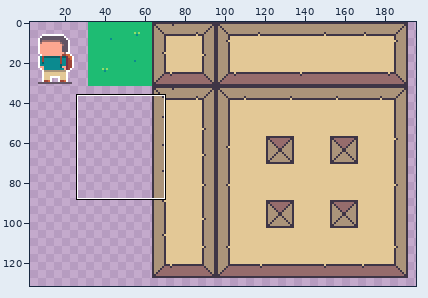
Sprite sheet: resources/spritesheet.png. Above, an overview of the earlier version with the close-up marked.
Close-up. Before the edit:
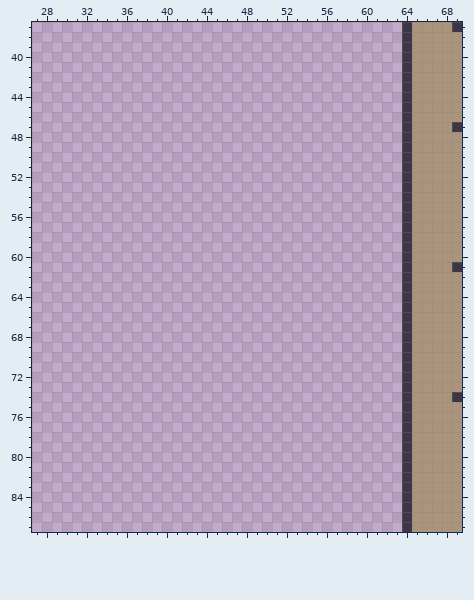
The file is 256x256 pixels. Shown: x 27..69, y 37..87. The wide view leaves out empty margins.
The same view after the edit:
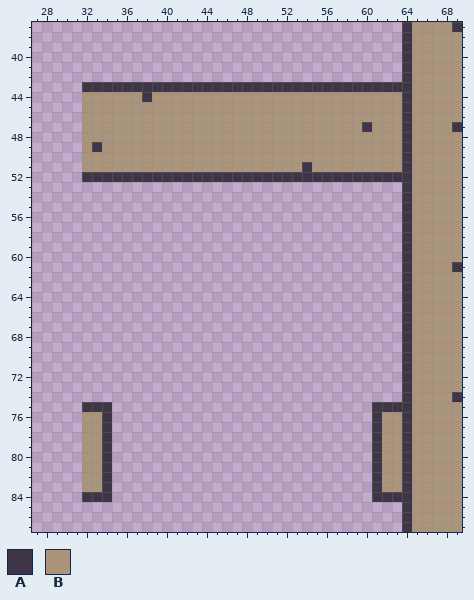
Palette (. is transparent): A #3e3546  B #ab947a
From old to new:
@@ x 27..69 @@
 42 .....................................ABBBBB
-43 .....................................ABBBBB
-44 .....................................ABBBBB
-45 .....................................ABBBBB
-46 .....................................ABBBBB
-47 .....................................ABBBBA
-48 .....................................ABBBBB
-49 .....................................ABBBBB
-50 .....................................ABBBBB
-51 .....................................ABBBBB
-52 .....................................ABBBBB
+43 .....AAAAAAAAAAAAAAAAAAAAAAAAAAAAAAAAABBBBB
+44 .....BBBBBBABBBBBBBBBBBBBBBBBBBBBBBBBABBBBB
+45 .....BBBBBBBBBBBBBBBBBBBBBBBBBBBBBBBBABBBBB
+46 .....BBBBBBBBBBBBBBBBBBBBBBBBBBBBBBBBABBBBB
+47 .....BBBBBBBBBBBBBBBBBBBBBBBBBBBBABBBABBBBA
+48 .....BBBBBBBBBBBBBBBBBBBBBBBBBBBBBBBBABBBBB
+49 .....BABBBBBBBBBBBBBBBBBBBBBBBBBBBBBBABBBBB
+50 .....BBBBBBBBBBBBBBBBBBBBBBBBBBBBBBBBABBBBB
+51 .....BBBBBBBBBBBBBBBBBBBBBBABBBBBBBBBABBBBB
+52 .....AAAAAAAAAAAAAAAAAAAAAAAAAAAAAAAAABBBBB
 53 .....................................ABBBBB
@@ x 27..69 @@
 74 .....................................ABBBBA
-75 .....................................ABBBBB
-76 .....................................ABBBBB
-77 .....................................ABBBBB
-78 .....................................ABBBBB
-79 .....................................ABBBBB
-80 .....................................ABBBBB
-81 .....................................ABBBBB
-82 .....................................ABBBBB
-83 .....................................ABBBBB
-84 .....................................ABBBBB
+75 .....AAA..........................AAAABBBBB
+76 .....BBA..........................ABBABBBBB
+77 .....BBA..........................ABBABBBBB
+78 .....BBA..........................ABBABBBBB
+79 .....BBA..........................ABBABBBBB
+80 .....BBA..........................ABBABBBBB
+81 .....BBA..........................ABBABBBBB
+82 .....BBA..........................ABBABBBBB
+83 .....BBA..........................ABBABBBBB
+84 .....AAA..........................AAAABBBBB
 85 .....................................ABBBBB
